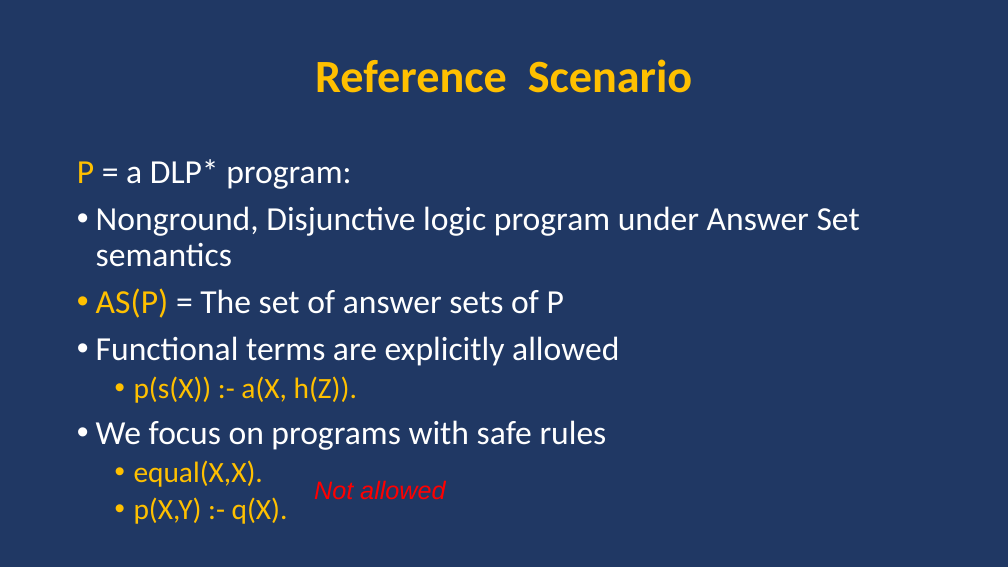
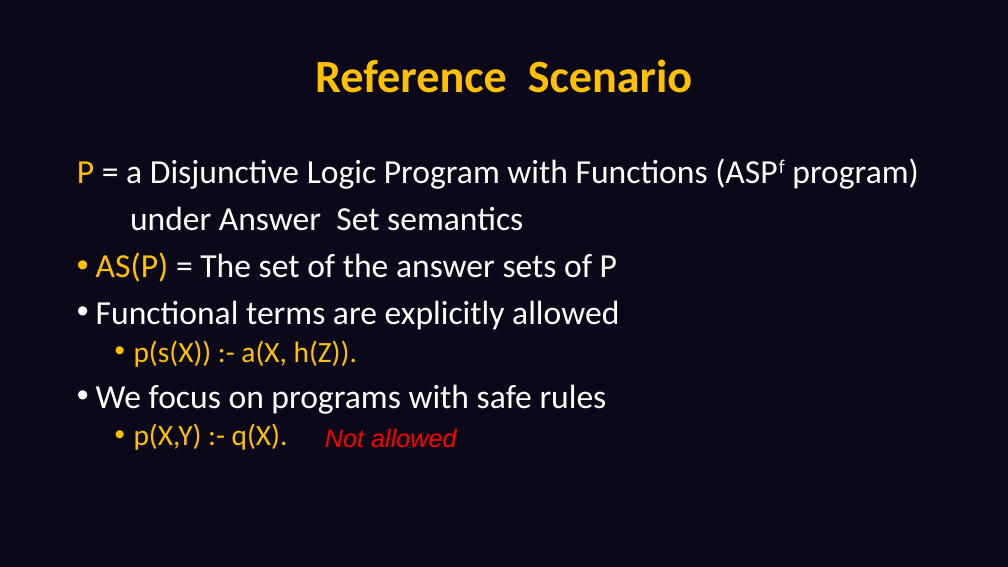
Before and after one commit to DeMaCS-UNICAL/functions_presentation_2018, a slide deck: slide 2 of presentation.pptx. Drawn at 1008x567 pixels with LibreOffice and Linux fonts; fonts in the diff are those of the drawing. Boxes give left, top, right and bottom in pixels: in the first picture for what was removed or moved away, otherwise in the second. Text is boxed around its words. In the diff, an @@ line names an element or a change of style, - is before the commit and + after.

```diff
--- a/presentation.pptx
+++ b/presentation.pptx
@@ background #203864 to #0B081A @@
@@ text at [77,158,919,282]: text changed @@
-P = a DLP* program:
-• Nonground, Disjunctive logic program under Answer Set semantics
-• AS(P) = The set of answer sets of P
+P = a Disjunctive Logic Program with Functions (ASPf program)
+under Answer Set semantics
+• AS(P) = The set of the answer sets of P
@@ text "Not allowed": place and size @@
-text "Not allowed" at [314,480,445,500]
+text "Not allowed" at [325,428,456,448]
@@ text at [134,460,263,487]: paragraph removed @@
-  • equal(X,X).
```
Also in this commit, not shown: 26 other slides changed, 25 slides added, 22 slides removed.
